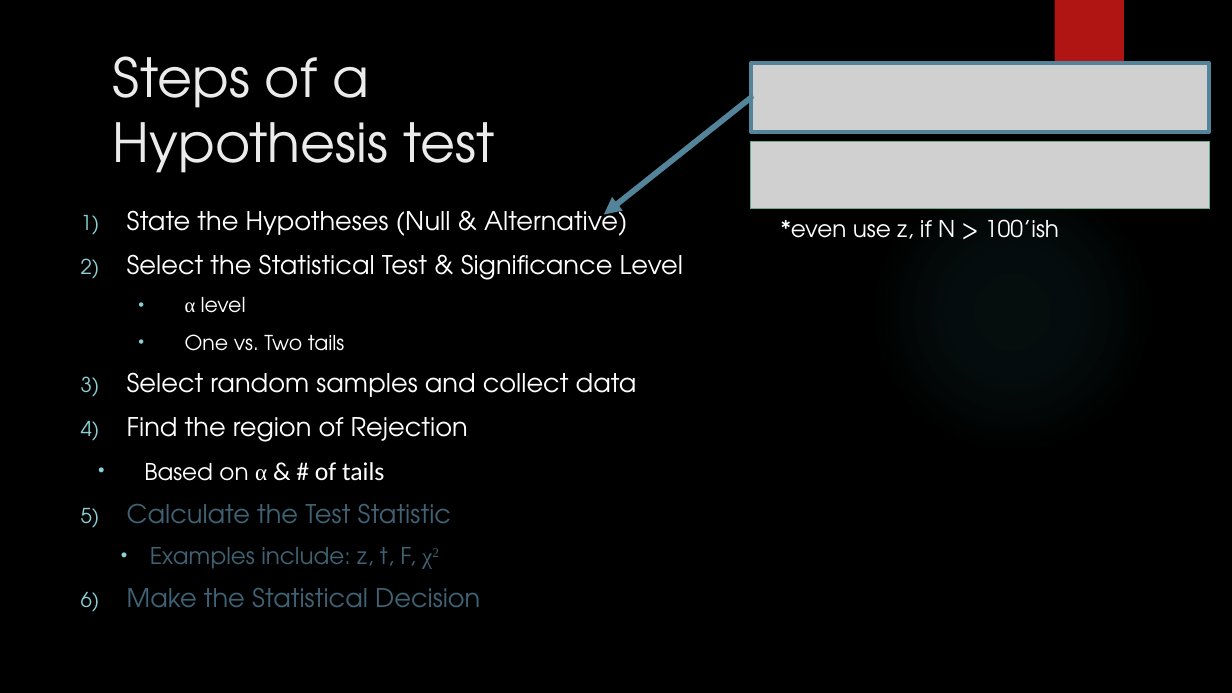
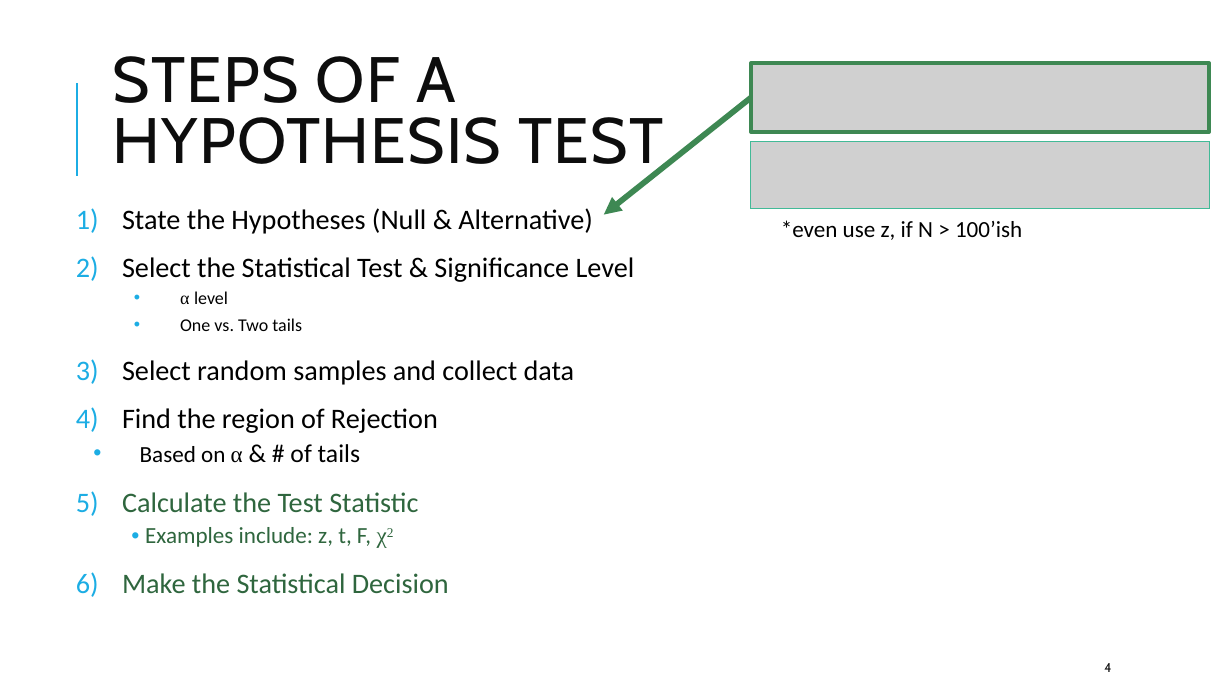
Before and after one commit to CEHS-research/PSY-6600_public, a slide deck: slide 4 of slides/ch7_t-test.pptx. Drawn at 1232x693 pixels with LibreOffice and Linux fonts; fonts in the diff are those of the drawing; grey boxes stand for pictures; background and template pictures are left out. Boxes give left, top, right and bottom in pixels: in the first picture for what was removed or moved away, otherwise in the second. Text is boxed around its words. In the diff, an @@ line names an element or a change of style, - is before the commit and + after.

```diff
--- a/slides/ch7_t-test.pptx
+++ b/slides/ch7_t-test.pptx
@@ background picture (left out) to #FFFFFF @@
@@ rectangle removed at [1055,0,1124,116] @@
@@ title "STEPS OF A HYPOTHESIS TEST" at [113,56,663,178]: vertical alignment top to middle @@
@@ title at [113,56,663,178]: text changed; size 42 to 50 pt; font TeX Gyre Adventor to Cabin; text colour #EBEBEB to #0D0D0D @@
-Steps of a
-Hypothesis test
+STEPS OF A
+HYPOTHESIS TEST
@@ line added from (77, 176) to (77, 83), #1CADE4 1.5 pt @@
@@ arrow (751, 98) - (604, 214): stroke #54849A 4.5 pt to #3E8853 4.5 pt @@
@@ ellipse removed at [870,169,1154,454] @@
@@ text "State the Hypotheses (Null & ..." at [122,208,635,593]: size 20 to 22 pt in "State the Hypotheses (Null & Alternative)", "Select the Statistical Test & Significance Level", "Select random samples and collect data", "Find the region of Rejection" and 2 more places; font TeX Gyre Adventor to Calibri; text colour #FFFFFF to #000000 in "State the Hypotheses (Null & Alternative)", "Select the Statistical Test & Significance Level", "α level", "One vs. Two tails" and 3 more places; size 16 to 14 pt in "α level", "One vs. Two tails"; text colour #3F6373 to #2F663E in "Calculate the Test Statistic", "Examples include: z, t, F, χ2", "Make the Statistical Decision"; line spacing 1 to 0.9; more space between paragraphs; bullet colour #8AD0D6 to #1CADE4; less space between paragraphs; indent changed @@
@@ text "*even use z, if N ..." at [781,220,1022,240]: font TeX Gyre Adventor to Calibri, text colour #FFFFFF to #000000 @@
@@ page number: place and size @@
-page number at [1078,58,1098,65]
+page number at [1104,663,1111,672]
@@ page number at [1104,663,1111,672]: size 28 to 10 pt, font TeX Gyre Adventor to Cabin, text colour #FFFFFF to #0D0D0D; alignment centre to left; vertical alignment bottom to middle @@
```
Also in this commit, not shown: 18 other slides changed, 2 slides added, 1 slide removed, 7 other files.
